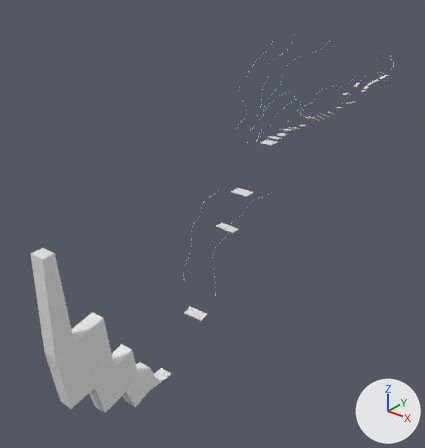
Renders of the Blender file Assets/Models/Environment/Scenes/Tutorial/tutorial_facilityRoomPewter.blend from each side of a commit.
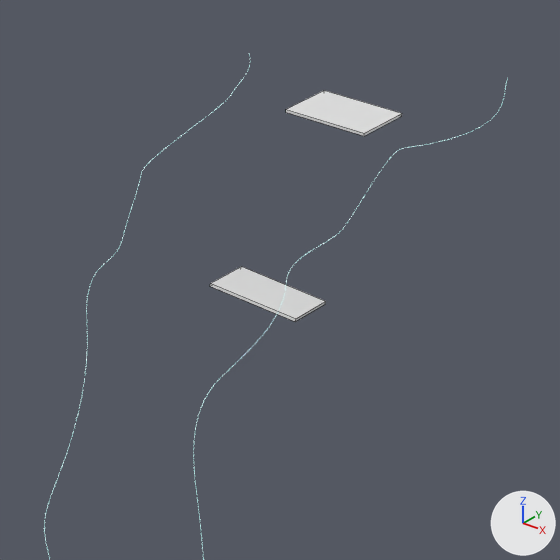
The first picture shows the older version from a 50 mm lens placed at (487.0, -1182.0, 254.0), pointed at (-55.0, -504.0, -166.0). The close-ups show both versions on the part from 41% to 67% of the width and 38% to 62% of the height of that picture; other places that the commit changed are outside them. Lighting does not change. The marker at lower right points along +X, +Y and +Z. The close-ups show mesh edges as thin lines.

The first close-up shows 'Island.020', 'Island.021'.
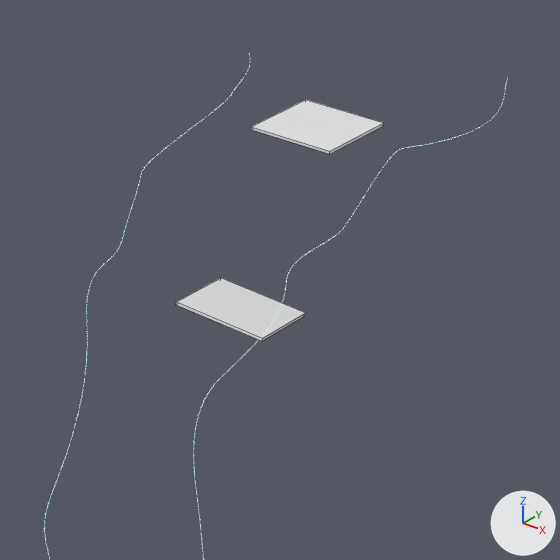
The edits, one by one:
me_cube_005 has 8 vertices, 6 faces and spans x -15.0..15.0, y -10.0..10.0, z -0.5..0.5.
me_cube_005 is used by ob_island_020; parent ob_islands; location (-15.08, -478.7, -107.8).
me_cube_005 part 1: the whole mesh is scaled about its middle by (1, 1.4, 1), then moved by (0.0, -4.0, 0.0).
Object 'Island.020' (ob_island_020) moves from (-15.08, -478.7, -107.8) to (-15.08, -488.4, -107.8).
Object 'Island.021' (ob_island_021) moves from (-7.813, -526.3, -149.9) to (-7.813, -536.5, -149.9).

Changed parts and their boxes (x1, y1, x2, y2) in the close-ups (560 x 560 px; the box of a moved part takes in the faces that stretch with it):
'Island.021', mesh rescaled, moved (12% wider, 12% taller)
    before: (210, 266, 326, 322)
    after: (176, 278, 306, 341)
'Island.020', mesh rescaled, moved (15% wider, 17% taller)
    before: (286, 90, 402, 136)
    after: (251, 100, 384, 154)
part 1 of me_cube_005, moved or reshaped
    before: (210, 90, 402, 322)
    after: (176, 100, 384, 341)
